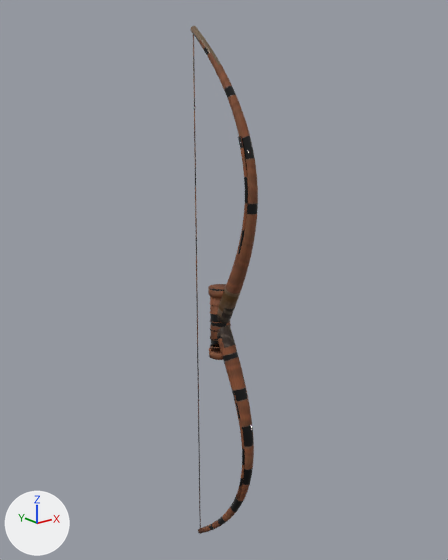
Before and after pictures for a commit that changed the glTF model client/public/models/eq_bow_2.glb.
Camera for both pictures: a camera (50 mm lens) standing at (-1.02, -1.292, 0.639) and looking at (0.024, 0.013, 0.116). Lighting does not change. The marker at lower left points along +X, +Y and +Z. The first picture is the older version. Vertices at exactly the same position are counted once.

The first picture shows 'eq_bow_2'.
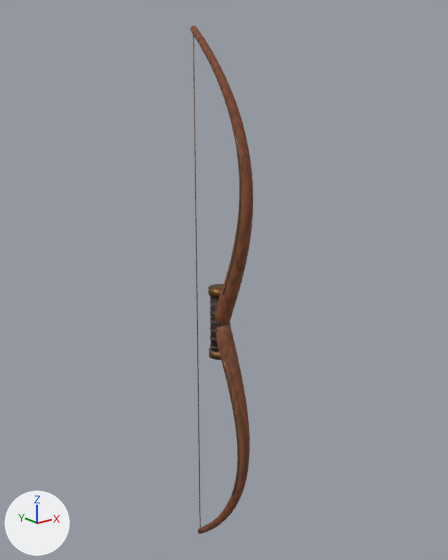
What the commit changed:
me_eq_bow_2 is used by ob_eq_bow_2; location (0.0, 0.0, 0.0).
me_eq_bow_2 had 1328 vertices, 2620 faces and spanned x -0.03..0.03, y -0.14..0.12, z -0.79..0.79.
me_eq_bow_2 now has 1328 vertices, 2620 faces and spans x -0.03..0.03, y -0.13..0.12, z -0.79..0.79.
me_eq_bow_2 part 1: the loose piece of 300 vertices spanning x -0.02..0.02, y -0.14..0.12, z -0.79..0.01 is multiplied about the mesh origin by the matrix ((1.083, 0.0, 0.0), (0.0, 0.897, -0.011), (0.0, 0.001, 1.0)).
me_eq_bow_2 part 2: the loose piece of 84 vertices spanning x -0.02..-0.01, y -0.13..-0.05, z -0.52..-0.1 is scaled about the mesh origin by (1, 0.841, 1).
me_eq_bow_2 part 3: the loose piece of 300 vertices spanning x -0.02..0.02, y -0.14..0.12, z -0.01..0.79 is multiplied about the mesh origin by the matrix ((1.083, 0.0, 0.0), (0.0, 0.897, 0.011), (0.0, -0.001, 1.0)).
me_eq_bow_2 part 4: the loose piece of 84 vertices spanning x -0.02..-0.01, y -0.13..-0.05, z 0.1..0.52 is scaled about the mesh origin by (1, 0.841, 1).
me_eq_bow_2 part 5: 2552 kept faces spanning x -0.03..0.03, y -0.13..0.12, z -0.79..0.79 get new texture (UV) coordinates.

What differs and where, as boxes (x1, y1, x2, y2) in the pictures (448 x 560 px; the box of a moved part takes in the faces that stretch with it):
'eq_bow_2', reshaped
    before: (191, 26, 258, 534)
    after: (190, 26, 253, 534)
part 1 of me_eq_bow_2, moved or reshaped
    before: (198, 325, 254, 534)
    after: (198, 324, 250, 534)
part 2 of me_eq_bow_2, moved or reshaped
    before: (234, 393, 245, 499)
    after: (223, 361, 240, 495)
part 3 of me_eq_bow_2, moved or reshaped
    before: (191, 26, 258, 324)
    after: (190, 26, 253, 325)
part 4 of me_eq_bow_2, moved or reshaped
    before: (235, 136, 248, 268)
    after: (223, 136, 242, 295)
part 5 of me_eq_bow_2, surface changed
    both: (191, 26, 253, 534)
